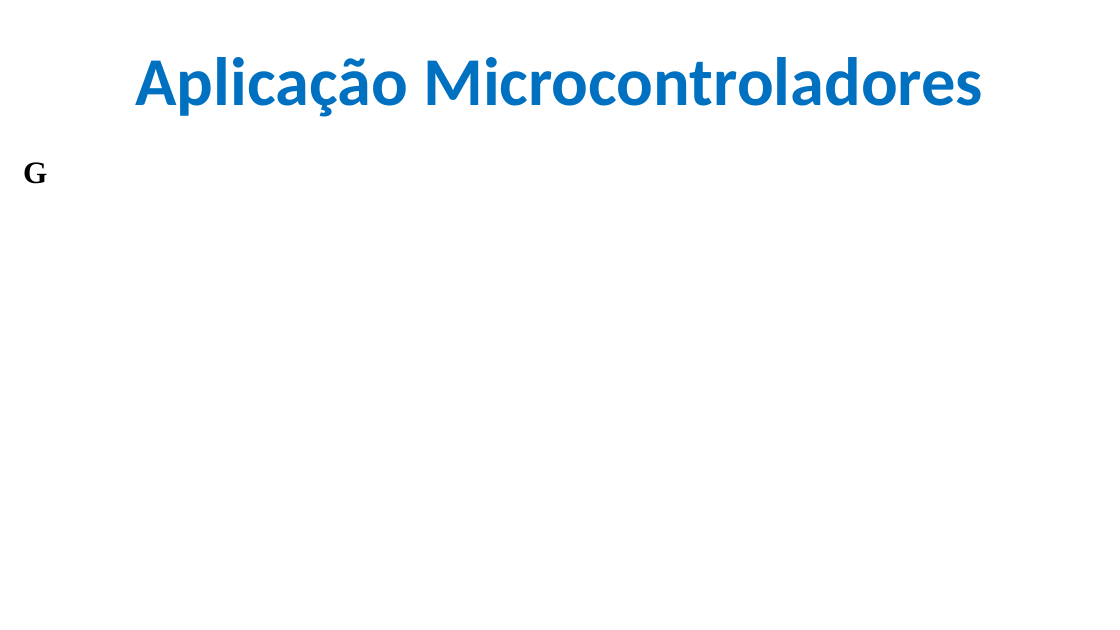
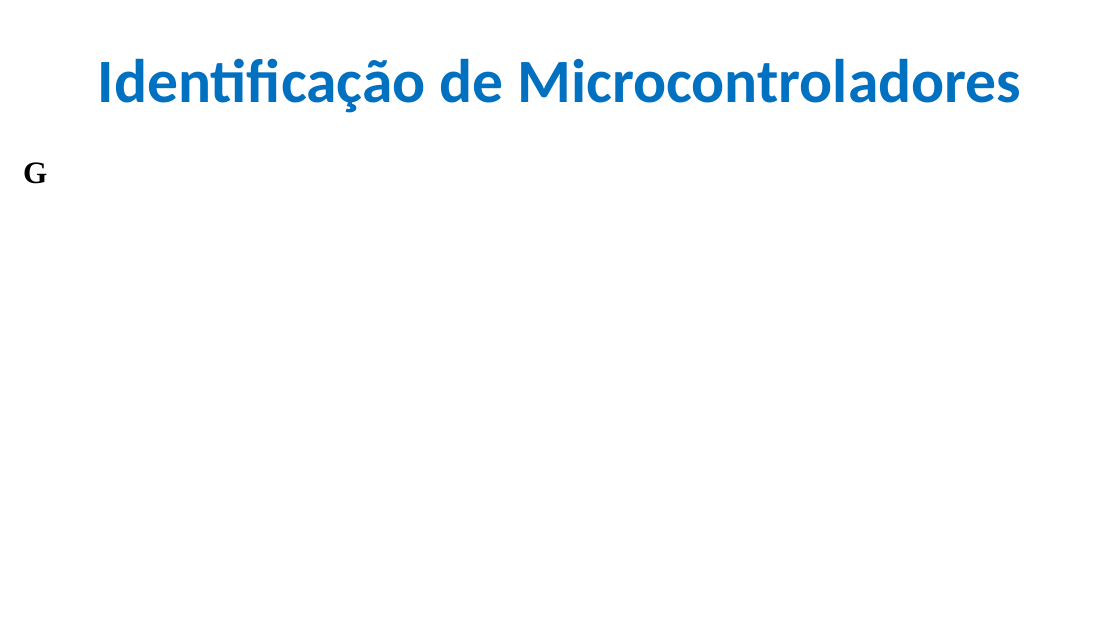
Before and after one commit to CloudEducationBrazil/WydenArea1ProgramacaoMicrocontroladores, a slide deck: slide 19 of 01 Classes/Aula 01 - Programação Microcontroladores.pptx (slide 4 before the commit). Drawn at 1120x630 pixels with LibreOffice and Linux fonts; fonts in the diff are those of the drawing; background and template pictures are left out. Boxes give left, top, right and bottom in pixels: in the first picture for what was removed or moved away, otherwise in the second. Text is boxed around its words. In the diff, an @@ line names an element or a change of style, - is before the commit and + after.

Commit message:
Aula 01 Microcontroladores ....

```diff
--- a/01 Classes/Aula 01 - Programação Microcontroladores.pptx
+++ b/01 Classes/Aula 01 - Programação Microcontroladores.pptx
@@ title at bbox=[98, 58, 1021, 113]: text changed; size 44 to 39.6 pt @@
-Aplicação Microcontroladores
+Identificação de Microcontroladores
```
Also in this commit, not shown: 4 other slides changed, 15 slides added.
